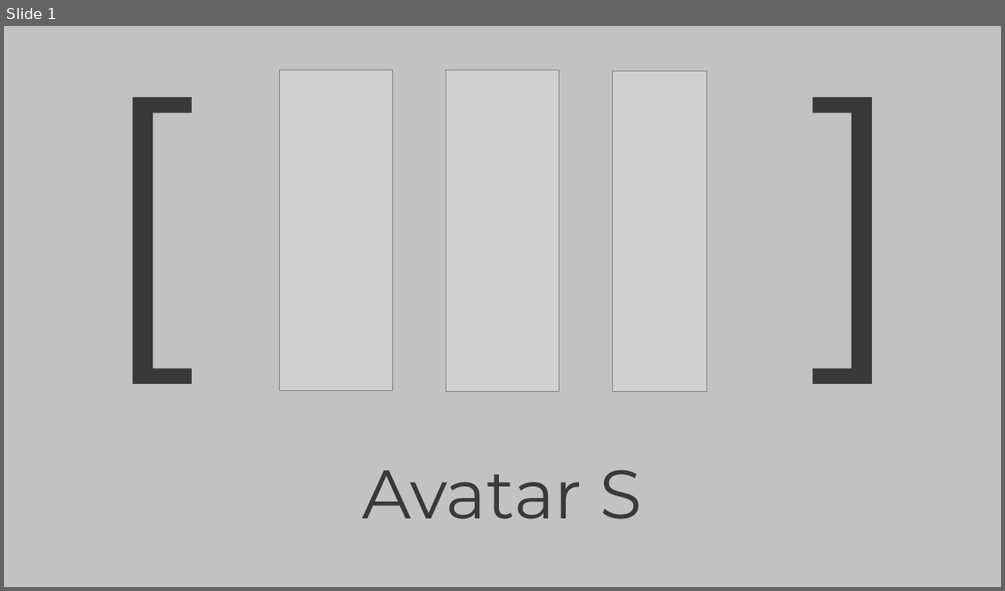
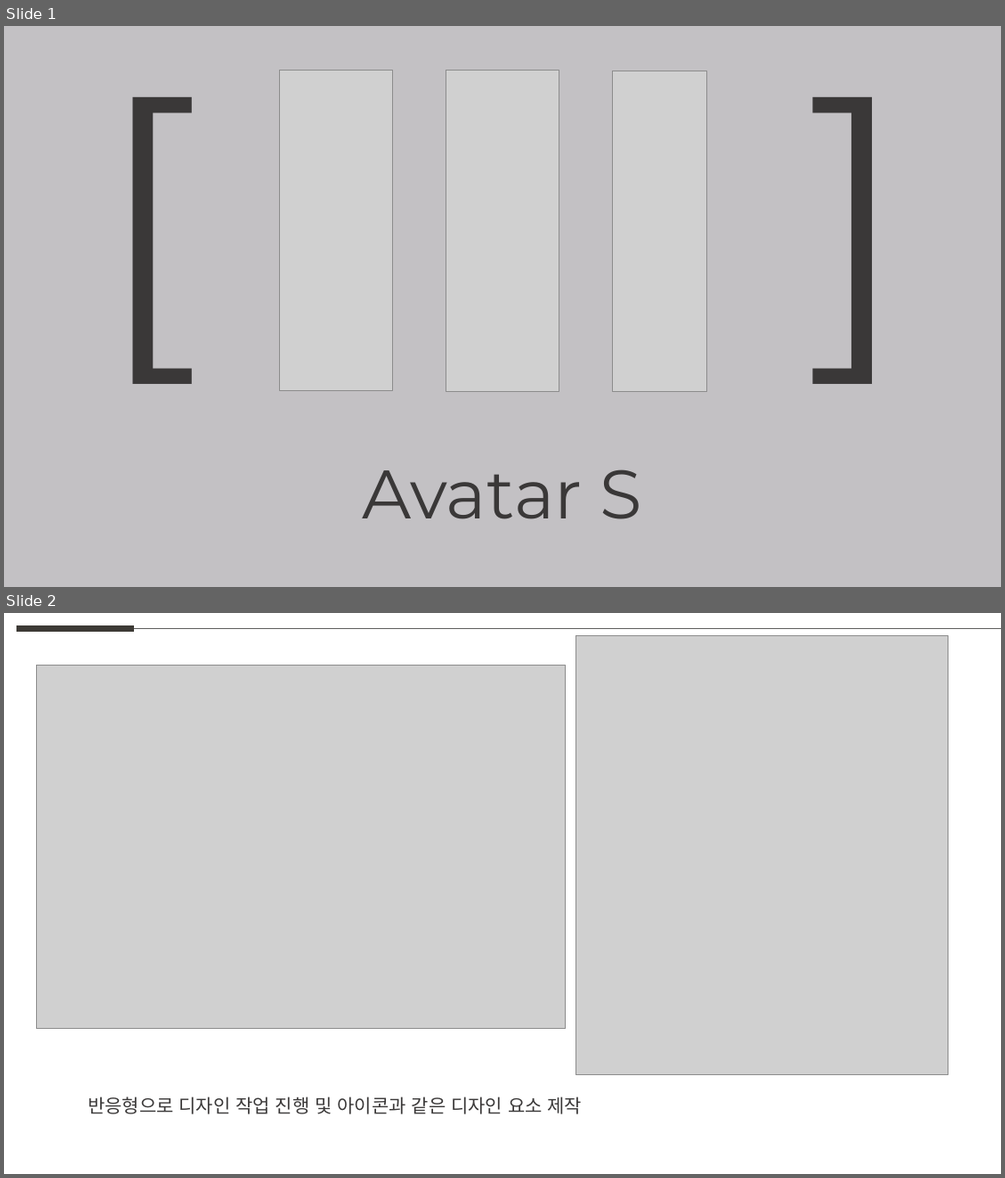
Before and after one commit to weaknessHero/Project_AvatarS, a slide deck: 발표자료/업데이트/LJHPPT.pptx. Shown one above the other, each under a label of ours: slide 1 before the commit, slides 1 and 2 after it. The pictures are 1005x591 and 1005x1178 pixels, drawn with LibreOffice and Linux fonts; fonts in the diff are those of the drawing; grey boxes stand for pictures. Boxes give left, top, right and bottom in pixels: in the first picture for what was removed or moved away, otherwise in the second. Text is boxed around its words. In the diff, an @@ line names an element or a change of style, - is before the commit and + after.

```diff
--- a/발표자료/업데이트/LJHPPT.pptx
+++ b/발표자료/업데이트/LJHPPT.pptx
@@ slide 2 added at box(4, 613, 1001, 1174), background #FFFFFF @@
@@ line added from (16, 629) to (134, 629), #3D3A35 6 pt @@
@@ line added from (134, 629) to (1001, 629), #5F5F5D 0.5 pt @@
@@ picture added at box(576, 635, 947, 1074) @@
@@ picture added at box(36, 665, 566, 1028) @@
@@ text added at box(88, 1096, 582, 1114), 18 pt, text #3A3838 @@
+반응형으로 디자인 작업 진행 및 아이콘과 같은 디자인 요소 제작
```
Also in this commit, not shown: 2 other slides added, 3 slides removed.
